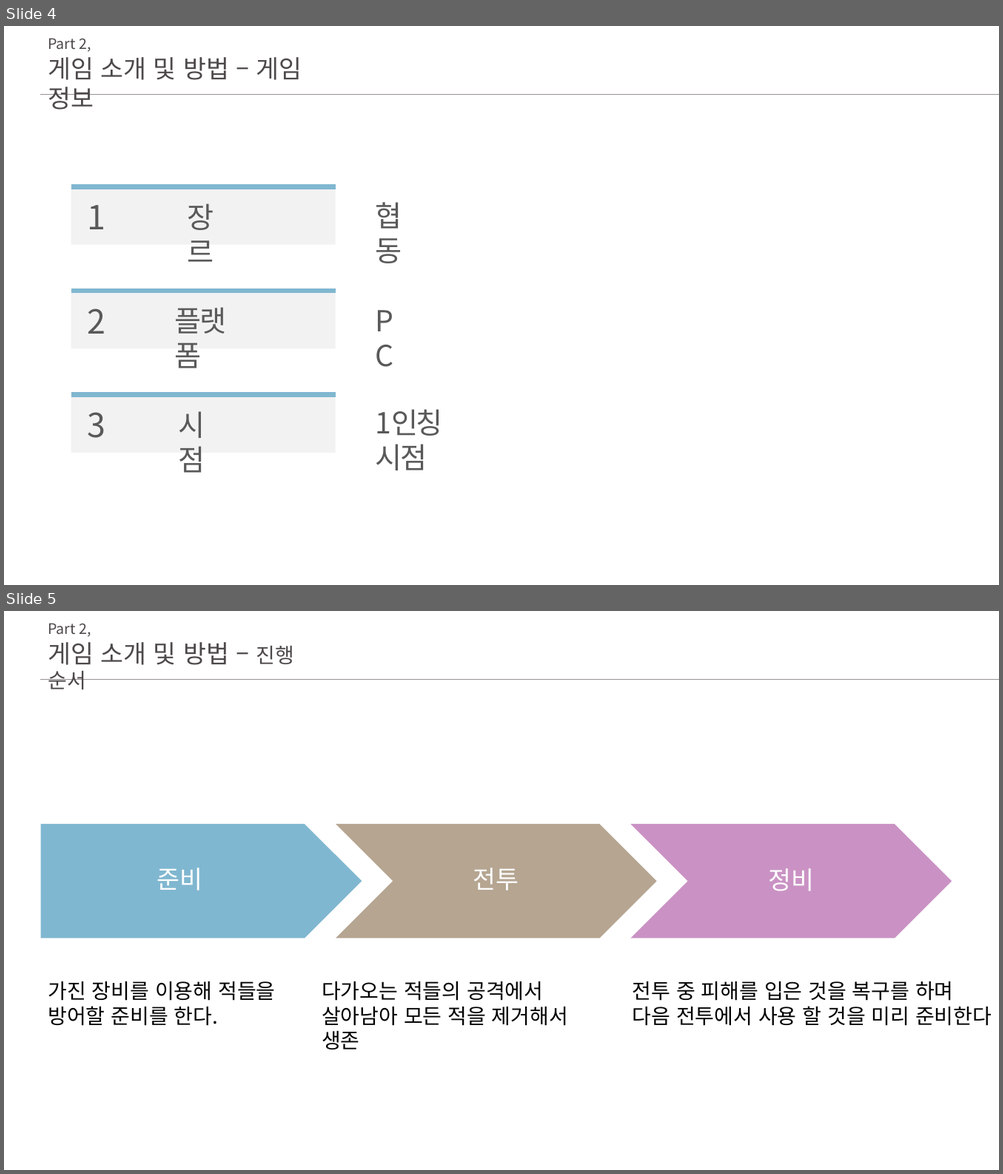
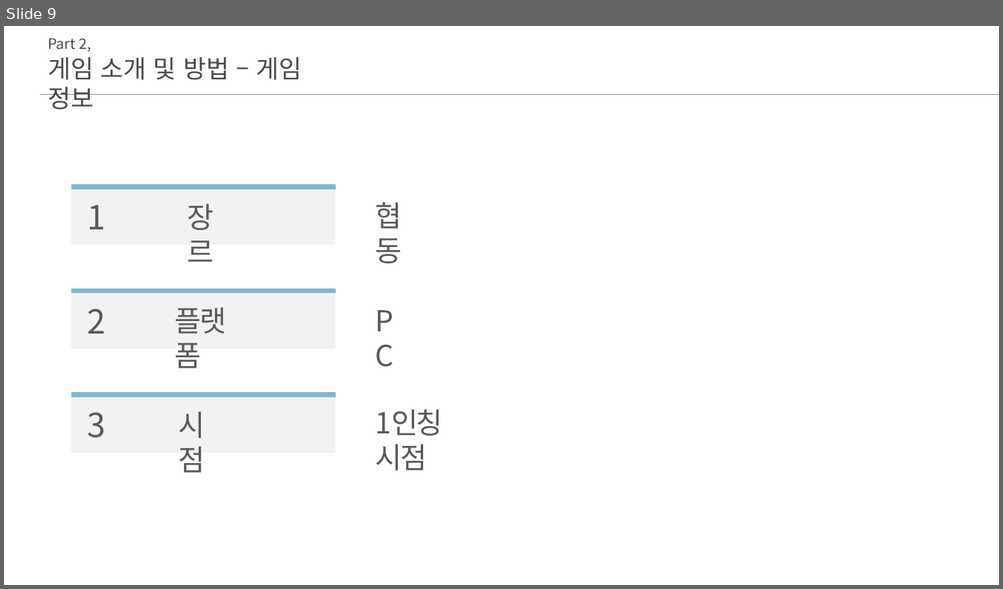
Before and after one commit to ghk01214/KPUFinalGame-deprecated-, a slide deck: docs/초안.pptx. Shown one above the other, each under a label of ours: slides 4 and 5 before the commit, slide 9 after it. The pictures are 1003x1174 and 1003x589 pixels, drawn with LibreOffice and Linux fonts; fonts in the diff are those of the drawing. Boxes give left, top, right and bottom in pixels: in the first picture for what was removed or moved away, otherwise in the second. Text is boxed around its words. In the diff, an @@ line names an element or a change of style, - is before the commit and + after.

```diff
--- a/docs/초안.pptx
+++ b/docs/초안.pptx
@@ slide 5 removed at <box>4,611,999,1170</box>, background #FFFFFF @@
@@ text removed at <box>48,623,91,637</box> @@
-Part 2,
@@ text removed at <box>48,642,295,689</box> @@
-게임 소개 및 방법 – 진행 순서
@@ line removed from (40, 679) to (999, 679) @@
@@ pentagon arrow removed at <box>40,824,361,939</box> @@
@@ chevron removed at <box>336,824,656,939</box> @@
@@ chevron removed at <box>631,824,951,939</box> @@
@@ text removed at <box>157,868,203,891</box> @@
-준비
@@ text removed at <box>473,868,519,891</box> @@
-전투
@@ text removed at <box>768,869,814,891</box> @@
-정비
@@ text removed at <box>48,981,275,1026</box> @@
-가진 장비를 이용해 적들을
-방어할 준비를 한다.
@@ text removed at <box>321,981,568,1026</box> @@
-다가오는 적들의 공격에서
-살아남아 모든 적을 제거해서 생존
@@ text removed at <box>632,981,991,1026</box> @@
-전투 중 피해를 입은 것을 복구를 하며
-다음 전투에서 사용 할 것을 미리 준비한다
@@ what was slide 4 is now slide 9 @@
```
Also in this commit, not shown: 6 slides changed, 9 slides added, 2 other slides removed.
